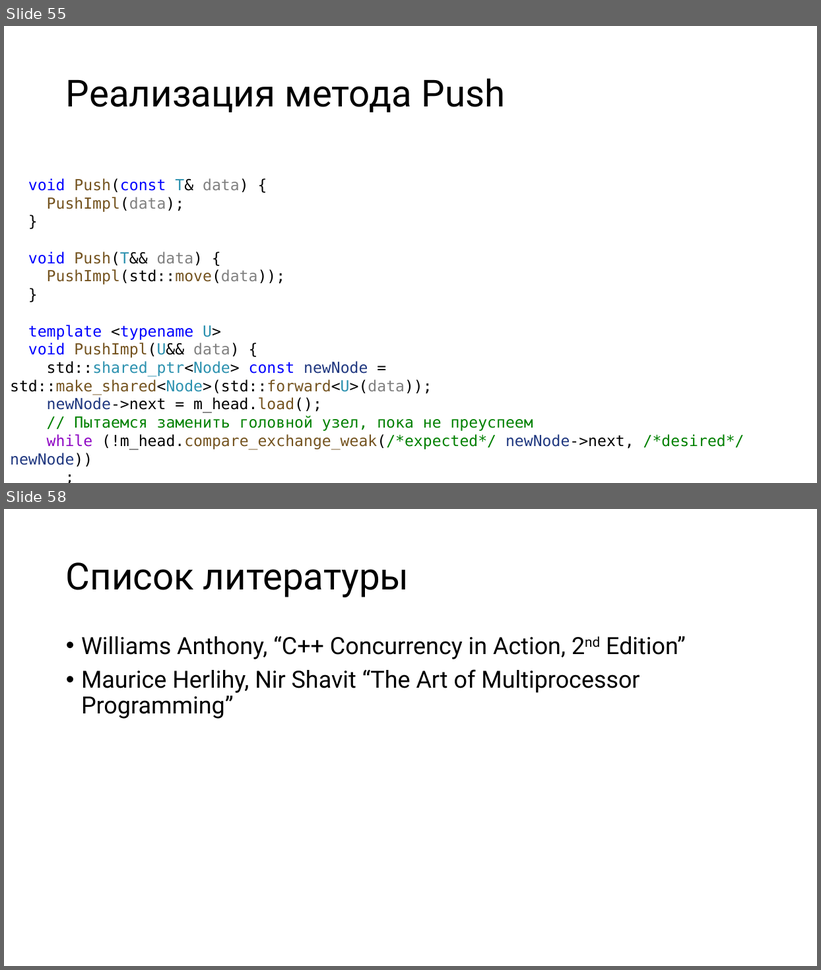
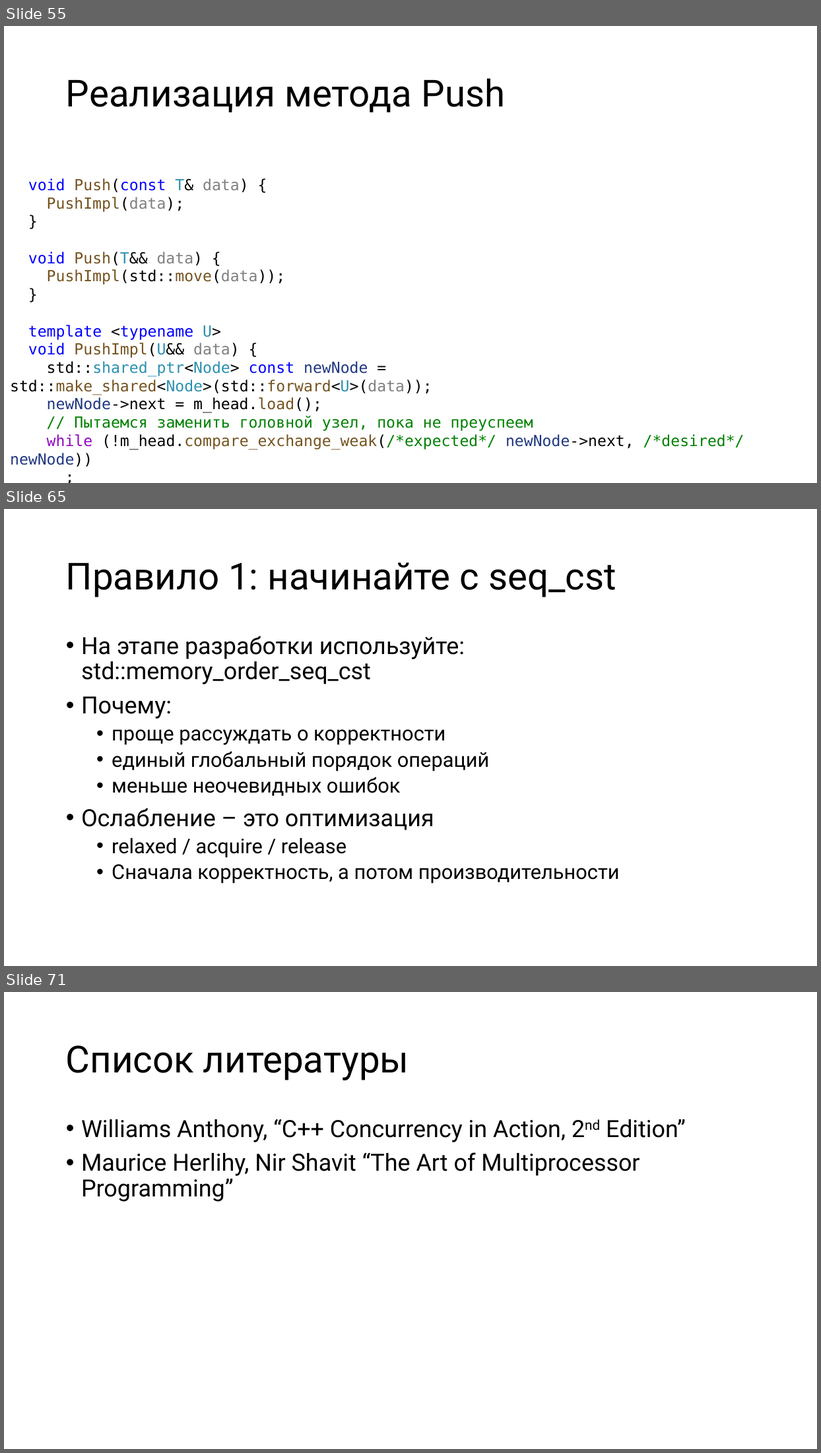
Before and after one commit to alexey-malov/pc, a slide deck: lectures/11/Lock-free алгоритмы и структуры данных.pptx. Shown one above the other, each under a label of ours: slides 55 and 58 before the commit, slides 55, 65 and 71 after it; the slides between them are not shown. The pictures are 821x970 and 821x1453 pixels, drawn with LibreOffice and Linux fonts; fonts in the diff are those of the drawing. Boxes give left, top, right and bottom in pixels: in the first picture for what was removed or moved away, otherwise in the second. Text is boxed around its words. In the diff, an @@ line names an element or a change of style, - is before the commit and + after.

```diff
--- a/lectures/11/Lock-free алгоритмы и структуры данных.pptx
+++ b/lectures/11/Lock-free алгоритмы и структуры данных.pptx
@@ slide 65 added at [4,509,817,966], background #FFFFFF @@
@@ title added at [66,562,616,597], 44 pt, text #000000 @@
+Правило 1: начинайте с seq_cst
@@ text added at [81,636,620,884], 24 pt, text #000000 @@
+• На этапе разработки используйте: std::memory_order_seq_cst
+• Почему:
+  • проще рассуждать о корректности
+  • единый глобальный порядок операций
+  • меньше неочевидных ошибок
+• Ослабление – это оптимизация
+  • relaxed / acquire / release
+  • Сначала корректность, а потом производительности
@@ what was slide 58 is now slide 71 @@
```
Also in this commit, not shown: 4 slides changed, 12 other slides added.
